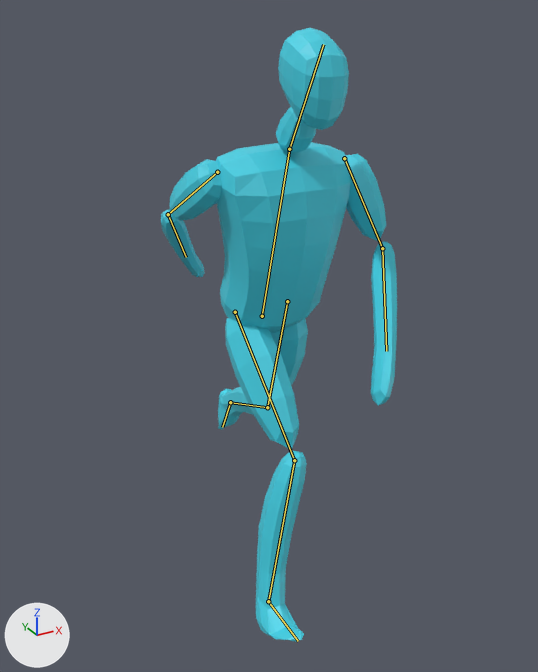
The Blender file blender/players/Player.blend, before and after one commit.
Rendered twice from a 50 mm lens placed at (-1.028, -1.912, 1.921), pointed at (0.045, 0.038, 0.946). The axes (+X, +Y, +Z) are drawn at lower left. The lights are the same throughout. The picture after the commit comes second. Both versions are drawn at frame 9 of the action 'run_loop'; the numbers are the values there. The bones that bend it are drawn over the model as lines.
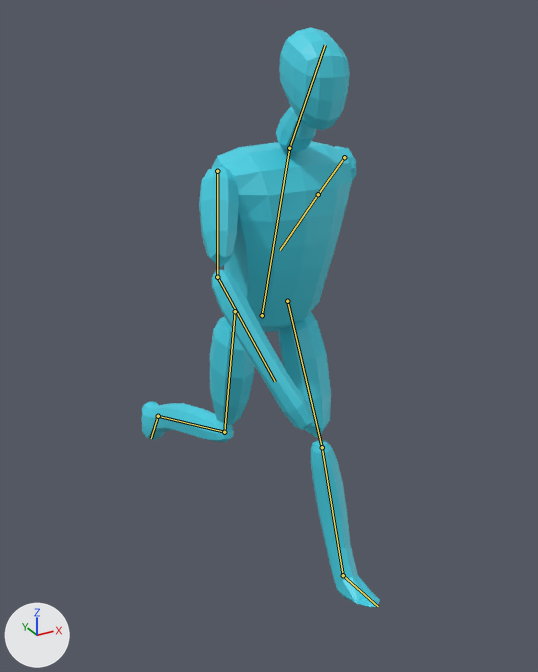
Commit message: updated run animation

What differs and where, as boxes (x1, y1, x2, y2) in the pictures (538 x 672 px):
'Cube', posed
    before: (161, 28, 397, 642)
    after: (141, 28, 380, 608)
bone 'body', root to tip
    before: (262, 316) to (289, 149)
    after: (262, 315) to (289, 148)
bone 'upperarm.l', root to tip
    before: (344, 158) to (382, 248)
    after: (344, 157) to (318, 194)
bone 'lowerarm.l', root to tip
    before: (382, 248) to (386, 351)
    after: (318, 194) to (280, 250)
bone 'upperarm.r', root to tip
    before: (217, 172) to (168, 214)
    after: (217, 171) to (217, 277)
bone 'lowerarm.r', root to tip
    before: (168, 214) to (186, 257)
    after: (217, 277) to (275, 381)

Edits to the bpy script that builds the scene:
```text
Change bone_body:
    where bone_body = bpy.data.objects['Armature'].pose.bones['body']
    bone_body.location: (0.0, -0.002, 0.0) -> (0.0, 0.0, 0.0)
Change bone_upperarm_l:
    where bone_upperarm_l = bpy.data.objects['Armature'].pose.bones['upperarm.l']  # child of 'body'
    bone_upperarm_l.rotation_quaternion: (0.922, 0.357, -0.114, -0.099) -> (0.937, -0.31, 0.11, -0.118)  # degrees (43, -8, -15) -> degrees (-38, 8, -17)
Change bone_lowerarm_l:
    where bone_lowerarm_l = bpy.data.objects['Armature'].pose.bones['lowerarm.l']  # child of 'upperarm.l'
    bone_lowerarm_l.location: (0.0, 0.0, 0.0) -> (0.001, 0.001, 0.0)
    bone_lowerarm_l.rotation_quaternion: (0.968, 0.0, 0.0, -0.248) -> (0.986, 0.004, -0.121, -0.112)  # degrees (0, 0, -29) -> degrees (2, -14, -13)
Change bone_upperarm_r:
    where bone_upperarm_r = bpy.data.objects['Armature'].pose.bones['upperarm.r']  # child of 'body'
    bone_upperarm_r.rotation_quaternion: (0.937, -0.309, -0.113, 0.115) -> (0.934, 0.328, 0.104, 0.098)  # degrees (-38, -8, 17) -> degrees (40, 8, 15)
Change bone_lowerarm_r:
    where bone_lowerarm_r = bpy.data.objects['Armature'].pose.bones['lowerarm.r']  # child of 'upperarm.r'
    bone_lowerarm_r.location: (0.0, 0.0, 0.0) -> (0.001, -0.001, 0.0)
    bone_lowerarm_r.rotation_quaternion: (0.953, 0.0, 0.0, 0.288) -> (0.975, -0.013, -0.058, 0.214)  # degrees (0, 0, 34) -> degrees (-3, -6, 25)
Change bone_iklegtarget_l:
    where bone_iklegtarget_l = bpy.data.objects['Armature'].pose.bones['iklegtarget.l']
    bone_iklegtarget_l.location: (-0.026, 0.541, -0.304) -> (-0.004, -0.324, -0.044)
    bone_iklegtarget_l.rotation_quaternion: (0.692, -0.732, 0.0, 0.063) -> (0.966, 0.258, 0.0, -0.022)  # degrees (-93, 5, 5) -> degrees (30, 1, -2)
Change bone_iklegtarget_r:
    where bone_iklegtarget_r = bpy.data.objects['Armature'].pose.bones['iklegtarget.r']
    bone_iklegtarget_r.location: (0.013, -0.404, -0.148) -> (0.03, 0.504, -0.35)
    bone_iklegtarget_r.rotation_quaternion: (0.977, 0.245, 0.0, 0.021) -> (0.658, -0.75, 0.0, -0.064)  # degrees (28, -1, 2) -> degrees (-97, -6, -5)
```
